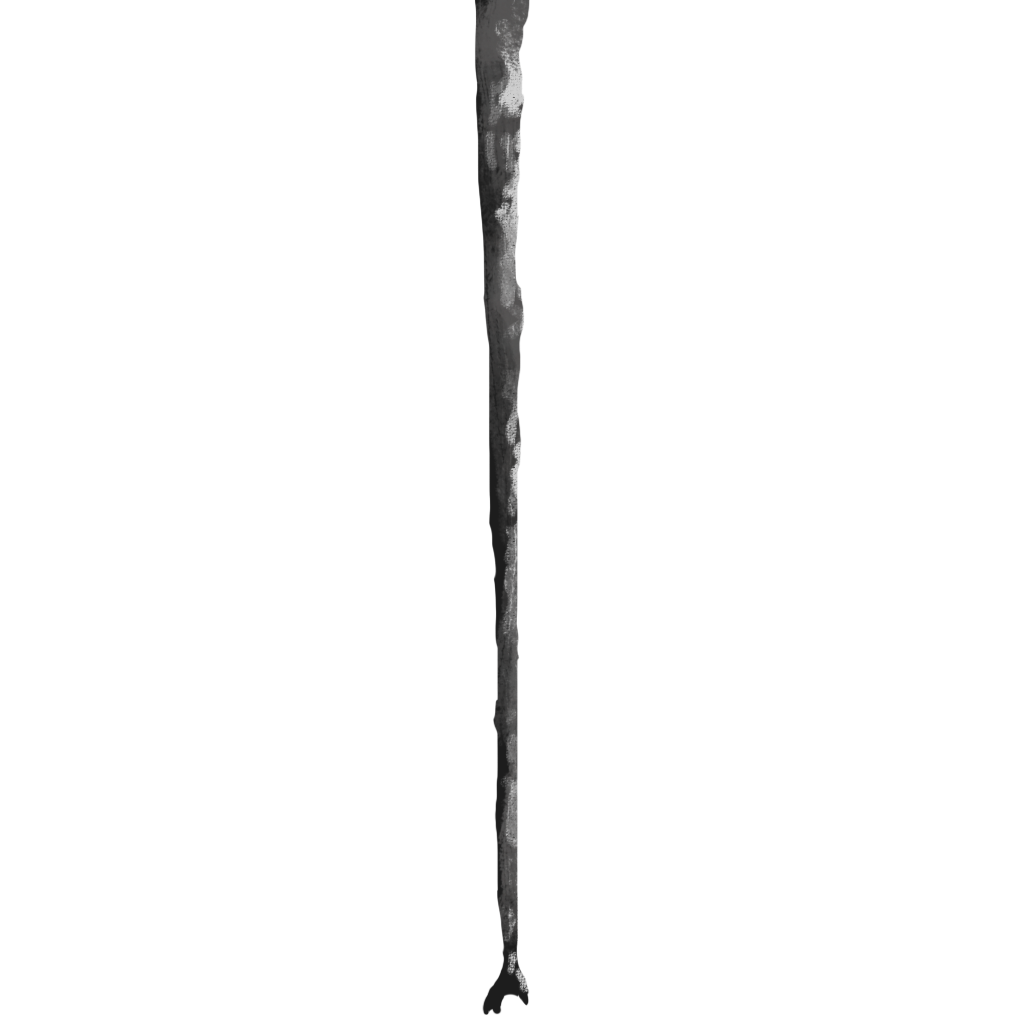
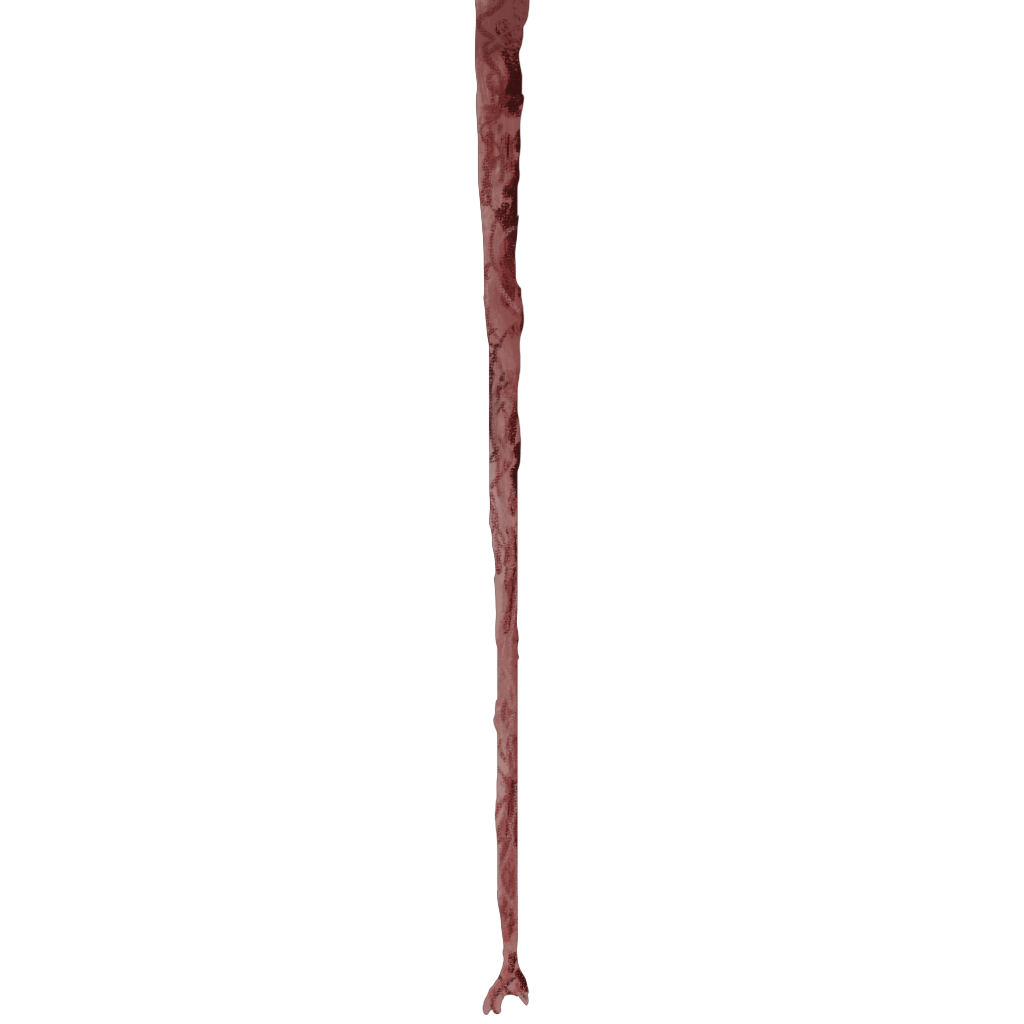
Two versions of the same layered image (1024px x 1024px). Layer-by-layer changes:
painted on "Group 2" over (474, 0, 530, 1015)
